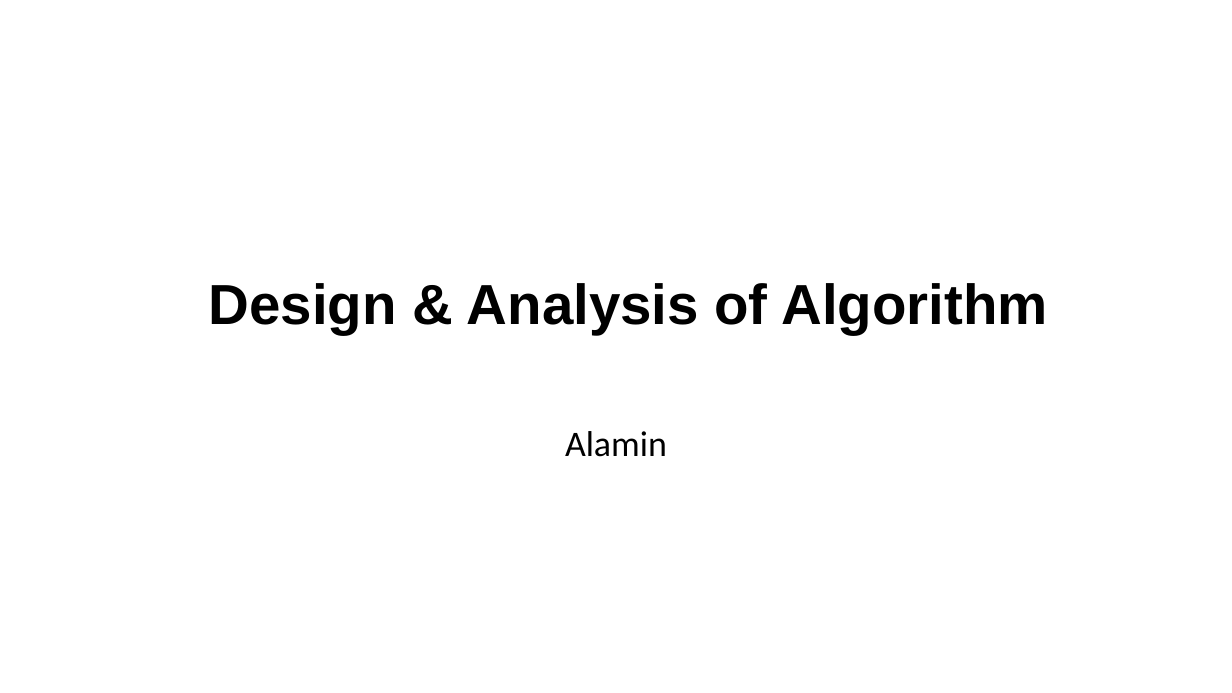
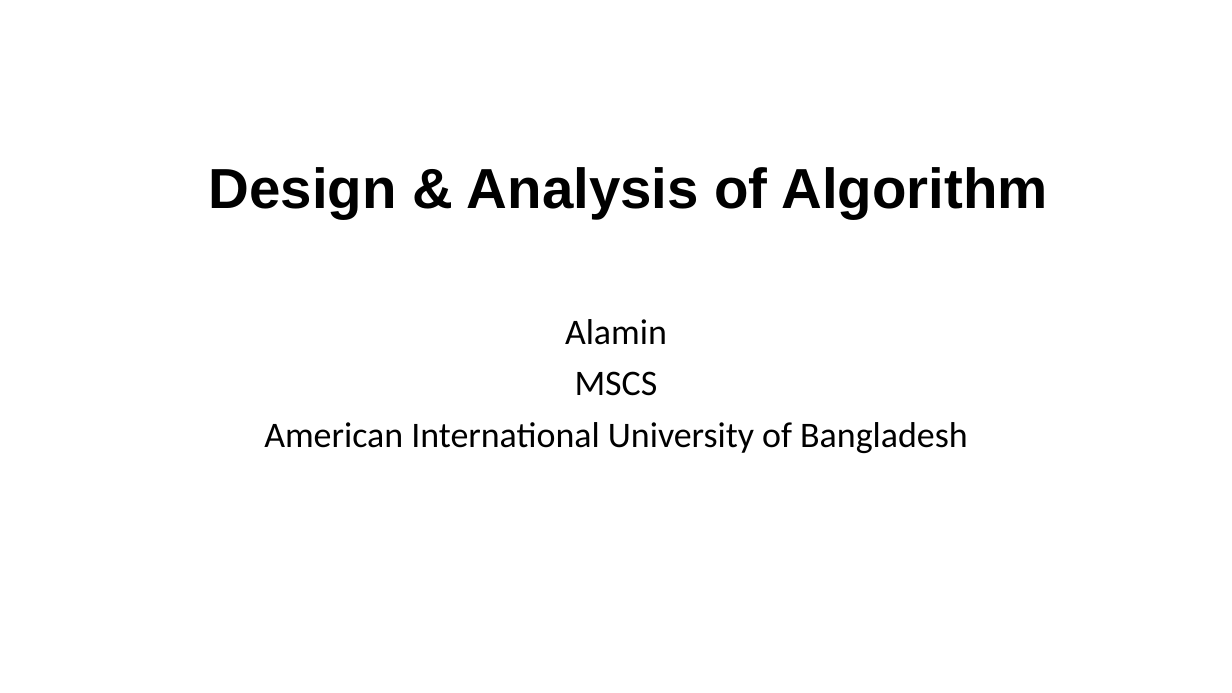
Before and after one commit to alaminbhuyan/DSA-In-Python, a slide deck: slide 1 of Design & Analysis Of Algorithm PDF/DAA.pptx. Drawn at 1232x693 pixels with LibreOffice and Linux fonts; fonts in the diff are those of the drawing. Boxes give left, top, right and bottom in pixels: in the first picture for what was removed or moved away, otherwise in the second. Text is boxed around its words. In the diff, an @@ line names an element or a change of style, - is before the commit and + after.

```diff
--- a/Design & Analysis Of Algorithm PDF/DAA.pptx
+++ b/Design & Analysis Of Algorithm PDF/DAA.pptx
@@ title "Design & Analysis of Algorithm": place and size @@
-title "Design & Analysis of Algorithm" at (209, 283, 1047, 334)
+title "Design & Analysis of Algorithm" at (209, 167, 1047, 219)
@@ text "Alamin": place and size @@
-text "Alamin" at (565, 431, 667, 457)
+text "Alamin" at (264, 319, 968, 453)
@@ text at (264, 371, 968, 453): paragraphs added @@
+MSCS
+American International University of Bangladesh
```
